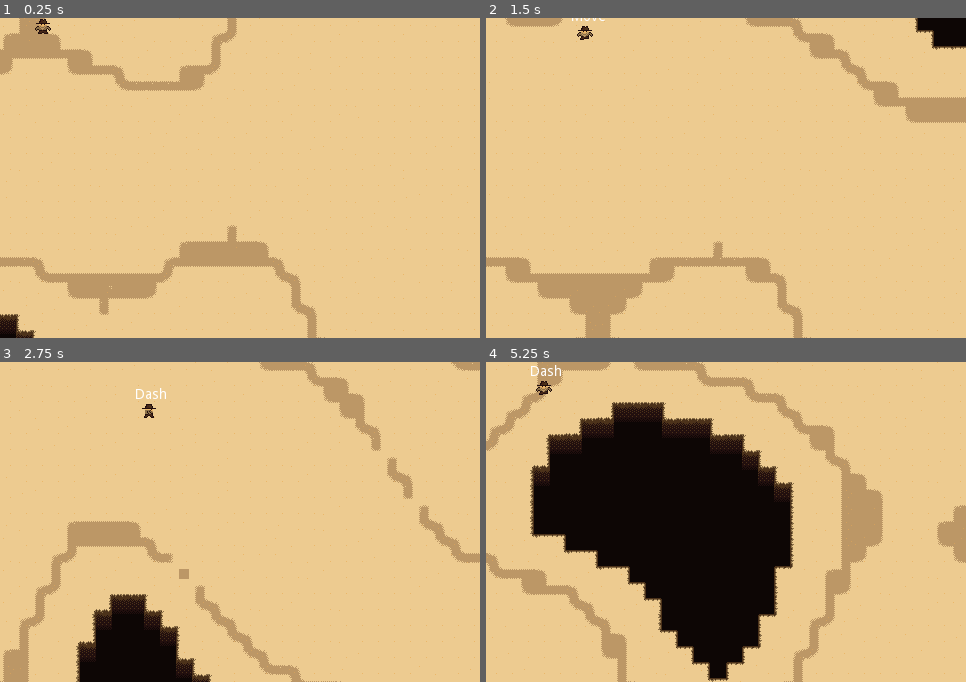
Above: before the commit, frames 1-4 (two rows, left to right).
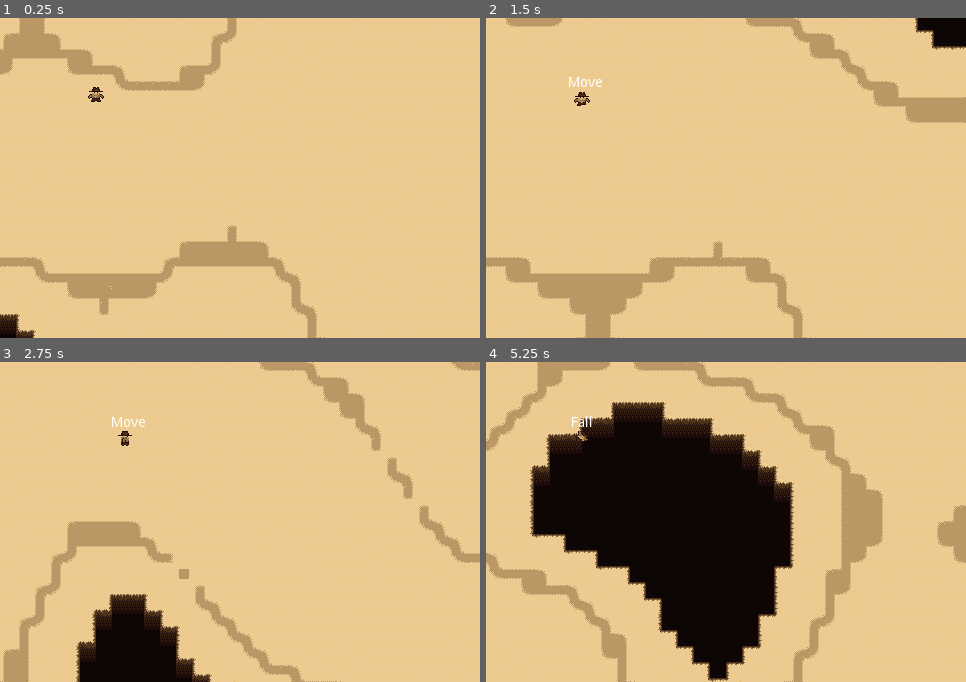
Above: after the commit, the same moments.

Repository: mikahimself/gun-fighters
Game: Godot game, scene res://scenes/World.tscn
Same seed, same stepped clock (60 frames per second), same inputs: the game is played once before the commit and once after it.
Inputs:
- Up to frame 1 (0.25 s): no input
- Up to frame 2 (1.5 s): tap Enter (ui_accept) at 0.5, 0.77, 0.8, 1.07, 1.35 s; hold Right (move_right) 0.53-1.28 s; hold M (move_dash) 0.53-1.28 s; hold Down (move_down) from 1.28 s (still down)
- Up to frame 3 (2.75 s): tap Enter (ui_accept) at 1.52, 1.82, 2.3 s; tap M (move_dash) at 1.55 s; release Down (move_down) at 2.03 s; hold Right (move_right) from 2.03 s (still down); hold M (move_dash) from 2.03 s (still down)
- Up to frame 4 (5.25 s): release Right (move_right) at 2.78 s; release M (move_dash) at 2.78 s; hold Up (move_up) 2.78-3.53 s; tap 1 (simulate_damage) at 2.85 s; tap Enter (ui_accept) at 3.02, 3.32, 3.77, 3.8, 4.07, 4.35, 4.52, 4.82 s; tap M (move_dash) at 3.05, 4.55 s; hold M (move_dash) 3.53-4.28 s; hold Left (move_left) 3.53-5.03 s; hold Down (move_down) from 5.03 s (still down); hold M (move_dash) from 5.03 s (still down)

The runs differ from the first frame. In frame 1, 0.2% of the frame differs, in the area x 7-22%, y 0-27%; in frame 2, 0.3%; in frame 3, 0.3%, in the area x 23-35%, y 8-27%; in frame 4, 0.3%.

Commit message:
Add fall state, fine tune others

Diff:
--- a/scenes/Player.tscn
+++ b/scenes/Player.tscn
@@ -7,11 +7,41 @@
 [ext_resource path="res://scripts/Move.gd" type="Script" id=5]
 [ext_resource path="res://scripts/OnLedge.gd" type="Script" id=6]
 [ext_resource path="res://scripts/Dash.gd" type="Script" id=7]
+[ext_resource path="res://scripts/Fall.gd" type="Script" id=8]
 
 [sub_resource type="CapsuleShape2D" id=1]
 radius = 2.60929
 height = 9.25867
 
+[sub_resource type="Animation" id=8]
+resource_name = "Fall"
+length = 2.0
+step = 0.05
+tracks/0/type = "value"
+tracks/0/path = NodePath("Sprite:rotation_degrees")
+tracks/0/interp = 1
+tracks/0/loop_wrap = true
+tracks/0/imported = false
+tracks/0/enabled = true
+tracks/0/keys = {
+"times": PoolRealArray( 0, 0.25, 0.5, 0.75, 1, 1.25, 1.5, 1.75, 2 ),
+"transitions": PoolRealArray( 1, 1, 1, 1, 1, 1, 1, 1, 1 ),
+"update": 0,
+"values": [ 0.0, -90.0, -180.0, -270.0, -360.0, -450.0, -540.0, -630.0, -720.0 ]
+}
+tracks/1/type = "value"
+tracks/1/path = NodePath("Sprite:scale")
+tracks/1/interp = 1
+tracks/1/loop_wrap = true
+tracks/1/imported = false
+tracks/1/enabled = true
+tracks/1/keys = {
+"times": PoolRealArray( 0, 2 ),
+"transitions": PoolRealArray( 1, 1 ),
+"update": 0,
+"values": [ Vector2( 1, 1 ), Vector2( 0.1, 0.1 ) ]
+}
+
 [sub_resource type="Animation" id=2]
 resource_name = "Idle_Down"
 tracks/0/type = "value"
@@ -26,6 +56,30 @@
 "update": 1,
 "values": [ 0 ]
 }
+tracks/1/type = "value"
+tracks/1/path = NodePath("Sprite:rotation_degrees")
+tracks/1/interp = 1
+tracks/1/loop_wrap = true
+tracks/1/imported = false
+tracks/1/enabled = true
+tracks/1/keys = {
+"times": PoolRealArray( 0 ),
+"transitions": PoolRealArray( 1 ),
+"update": 0,
+"values": [ 0.0 ]
+}
+tracks/2/type = "value"
+tracks/2/path = NodePath("Sprite:scale")
+tracks/2/interp = 1
+tracks/2/loop_wrap = true
+tracks/2/imported = false
+tracks/2/enabled = true
+tracks/2/keys = {
+"times": PoolRealArray( 0 ),
+"transitions": PoolRealArray( 1 ),
+"update": 0,
+"values": [ Vector2( 1, 1 ) ]
+}
 
 [sub_resource type="Animation" id=3]
 resource_name = "Idle_Up"
@@ -40,6 +94,30 @@
 "transitions": PoolRealArray( 1 ),
 "update": 1,
 "values": [ 10 ]
+}
+tracks/1/type = "value"
+tracks/1/path = NodePath("Sprite:scale")
+tracks/1/interp = 1
+tracks/1/loop_wrap = true
+tracks/1/imported = false
+tracks/1/enabled = true
+tracks/1/keys = {
+"times": PoolRealArray( 0 ),
+"transitions": PoolRealArray( 1 ),
+"update": 0,
+"values": [ Vector2( 1, 1 ) ]
+}
+tracks/2/type = "value"
+tracks/2/path = NodePath("Sprite:rotation_degrees")
+tracks/2/interp = 1
+tracks/2/loop_wrap = true
+tracks/2/imported = false
+tracks/2/enabled = true
+tracks/2/keys = {
+"times": PoolRealArray( 0 ),
+"transitions": PoolRealArray( 1 ),
+"update": 0,
+"values": [ 0.0 ]
 }
 
 [sub_resource type="Animation" id=4]
@@ -137,6 +215,9 @@
 
 [node name="Dash" type="Node" parent="StateMachine"]
 script = ExtResource( 7 )
+
+[node name="Fall" type="Node" parent="StateMachine"]
+script = ExtResource( 8 )
 
 [node name="StateLabel" type="Label" parent="."]
 margin_left = -14.0
@@ -179,6 +260,7 @@
 collide_with_areas = true
 
 [node name="AnimationPlayer" type="AnimationPlayer" parent="."]
+anims/Fall = SubResource( 8 )
 anims/Idle_Down = SubResource( 2 )
 anims/Idle_Up = SubResource( 3 )
 anims/Walk_Down = SubResource( 4 )
--- a/scenes/World.tscn
+++ b/scenes/World.tscn
@@ -1,9 +1,8 @@
-[gd_scene load_steps=6 format=2]
+[gd_scene load_steps=5 format=2]
 
 [ext_resource path="res://scripts/World.gd" type="Script" id=1]
 [ext_resource path="res://tilemap/tileset_sand.tres" type="TileSet" id=2]
 [ext_resource path="res://tilemap/tileset_paths.tres" type="TileSet" id=3]
-[ext_resource path="res://scenes/Player.tscn" type="PackedScene" id=4]
 [ext_resource path="res://tilemap/tileset_sand_bg.tres" type="TileSet" id=5]
 
 [node name="World" type="Node2D"]
@@ -34,10 +33,6 @@
 cell_custom_transform = Transform2D( 16, 0, 0, 16, 0, 0 )
 format = 1
 
-[node name="Player" parent="." instance=ExtResource( 4 )]
-collision_layer = 0
-collision_mask = 0
-
 [node name="Camera2D" type="Camera2D" parent="."]
 position = Vector2( 240, 180 )
 current = true
--- /dev/null
+++ b/scripts/Fall.gd
@@ -0,0 +1,22 @@
+extends "res://scripts/State.gd"
+
+var dieTimer
+
+func enter(_msg := {}) -> void:
+	print("Fall")
+	owner.play_animation("Fall")
+	setup_dash_timer()
+
+func setup_dash_timer():
+	dieTimer = Timer.new()
+	dieTimer.set_one_shot(true)
+	dieTimer.set_wait_time(2.0)
+	dieTimer.connect("timeout", self, "_on_fall_timeout")
+	add_child(dieTimer)
+	dieTimer.start()
+
+func _on_fall_timeout():
+	state_machine.transition_to("Idle")
+	print("fall timeout")
+	owner.speed = 0
+	owner.position = owner.initial_position
--- a/scripts/Idle.gd
+++ b/scripts/Idle.gd
@@ -20,11 +20,13 @@
 		slow_down(delta)
 	check_ledge()
 
-func check_ledge() -> void:
+func check_ledge() -> bool:
 	var rays = owner.rays
 	for ray in rays:
 		if ray.is_colliding():
 			state_machine.transition_to("OnLedge", { "ray": ray.name} )
+			return true
+	return false
 
 func slow_down(delta) -> void:
 	if slow_down_elapsed < slow_down_time:
--- a/scripts/Move.gd
+++ b/scripts/Move.gd
@@ -17,6 +17,9 @@
 		var collision = owner.get_slide_collision(i)
 	set_animation(input_direction)
 	owner.check_borders()
+	var pos = owner.get_map_position()
+	if pos < 0:
+		state_machine.transition_to("Fall");
 
 func calculate_velocity(delta: float, _input_direction: Vector2) -> Vector2:
 	_input_direction = _input_direction.normalized()
--- a/scripts/OnLedge.gd
+++ b/scripts/OnLedge.gd
@@ -10,12 +10,13 @@
 	var input_direction = get_input_direction()
 	if input_direction:
 		state_machine.transition_to("Move")
+	if not check_ledge():
+		state_machine.transition_to("Idle")
 
-# Called when the node enters the scene tree for the first time.
-func _ready():
-	pass # Replace with function body.
-
-
-# Called every frame. 'delta' is the elapsed time since the previous frame.
-#func _process(delta):
-#	pass
+func check_ledge() -> bool:
+	var rays = owner.rays
+	for ray in rays:
+		if ray.is_colliding():
+			state_machine.transition_to("OnLedge", { "ray": ray.name} )
+			return true
+	return false
--- a/scripts/Player.gd
+++ b/scripts/Player.gd
@@ -7,13 +7,18 @@
 var facing := Vector2(1, 0)
 var acceleration = 0.5
 var canDash = true
+var tilemap: TileMap
+var initial_position
 
 onready var state_label = $StateLabel
 onready var rays = $Rays.get_children()
 
 # Called when the node enters the scene tree for the first time.
 func _ready():
+	initial_position = position
 	$StateMachine.connect("transitioned", self, "on_state_transitioned")
+	tilemap = get_tree().get_root().get_node("World/Navigation2D/TileMapSand")
+
 
 func on_state_transitioned(state: String):
 	state_label.set_text(state)
@@ -35,3 +40,7 @@
 
 func play_animation(animation: String) -> void:
 	$AnimationPlayer.play(animation)
+
+func get_map_position() -> int:
+	var pos = tilemap.world_to_map(position + Vector2(64, 64))
+	return tilemap.get_cell(pos.x, pos.y)
--- a/scripts/StateMachine.gd
+++ b/scripts/StateMachine.gd
@@ -26,9 +26,10 @@
 
 func transition_to(target_state_name: String, msg: Dictionary = {}) -> void:
 	if not has_node(target_state_name):
+		print("no target state ", state.name)
 		return
 
 	state.exit()
 	state = get_node(target_state_name)
+	emit_signal("transitioned", state.name)
 	state.enter(msg)
-	emit_signal("transitioned", state.name)
--- a/scripts/World.gd
+++ b/scripts/World.gd
@@ -4,6 +4,8 @@
 var map_size: Vector2 = Vector2(36, 36)
 var sand_cap: float = 0.5
 var path_caps: Vector2 = Vector2(0.225, 0.05)
+onready var player = load("res://scenes/Player.tscn")
+var plr
 
 # Called when the node enters the scene tree for the first time.
 func _ready():
@@ -24,12 +26,14 @@
 	$Navigation2D/TileMapSand.clear()
 	$TileMapPaths.clear()
 	$TileMap.clear()
+	plr.queue_free()
 
 func draw_maps():
 	noise.seed = randi()
 	create_sand_map()
 	create_path_map()
 	create_background_map()
+	place_player()
 
 func create_sand_map():
 	for x in map_size.x:
@@ -57,3 +61,23 @@
 
 func check_edges(x: int, y: int) -> bool:
 	return x == 0 or x == map_size.x - 1 or y == 0 or y == map_size.y - 1
+
+func place_player() -> void:
+	plr = player.instance()
+	var foundPosition = false
+
+	for x in range(6, map_size.x / 2+ 6):
+		for y in range(6, map_size.y):
+			if $Navigation2D/TileMapSand.get_cell(x, y) == 0:
+				plr.position = $Navigation2D/TileMapSand.map_to_world(Vector2(x, y))
+				foundPosition = true
+			if (foundPosition):
+				print("placed player at ", plr.position)
+				break
+		if (foundPosition):
+			print("placed player at ", plr.position)
+			break
+	if (foundPosition):
+		add_child(plr)
+	else:
+		print("Couldnt fin pos")
Not shown: 1 places in scenes/Player.tscn that only renumber resources
